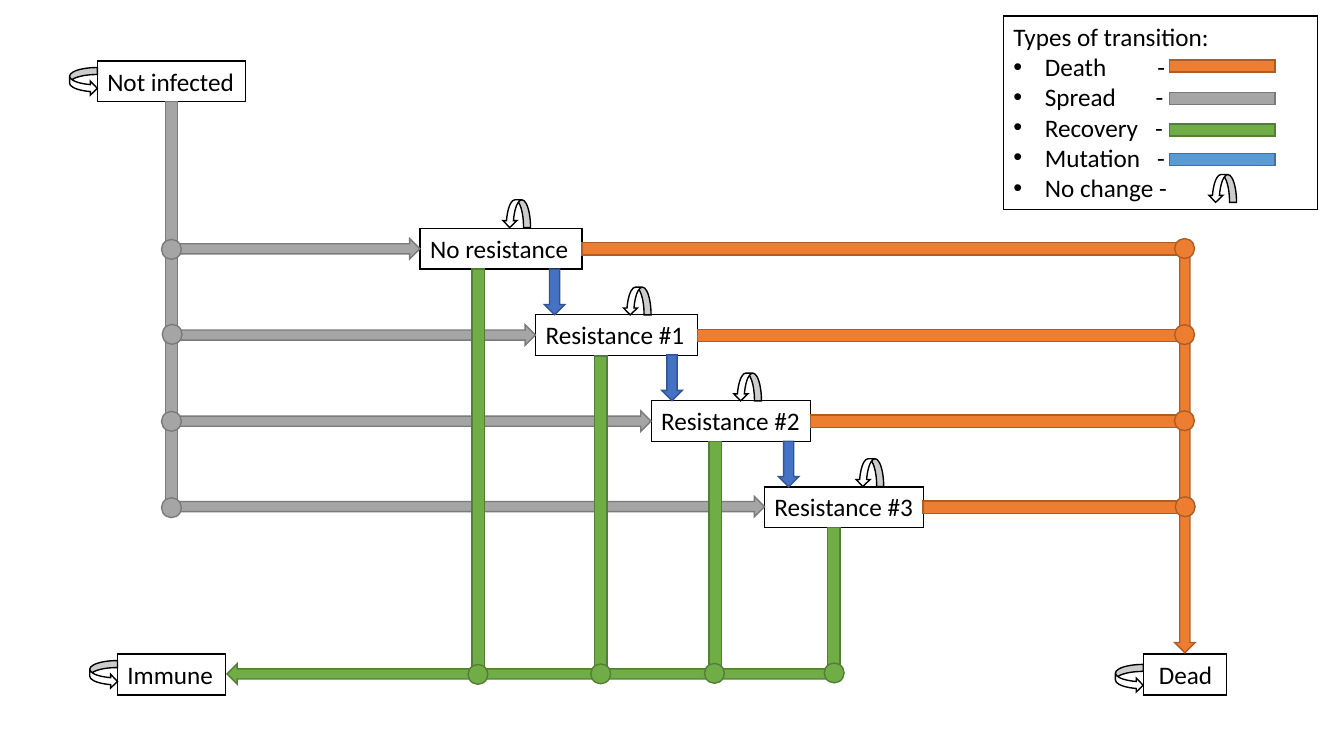
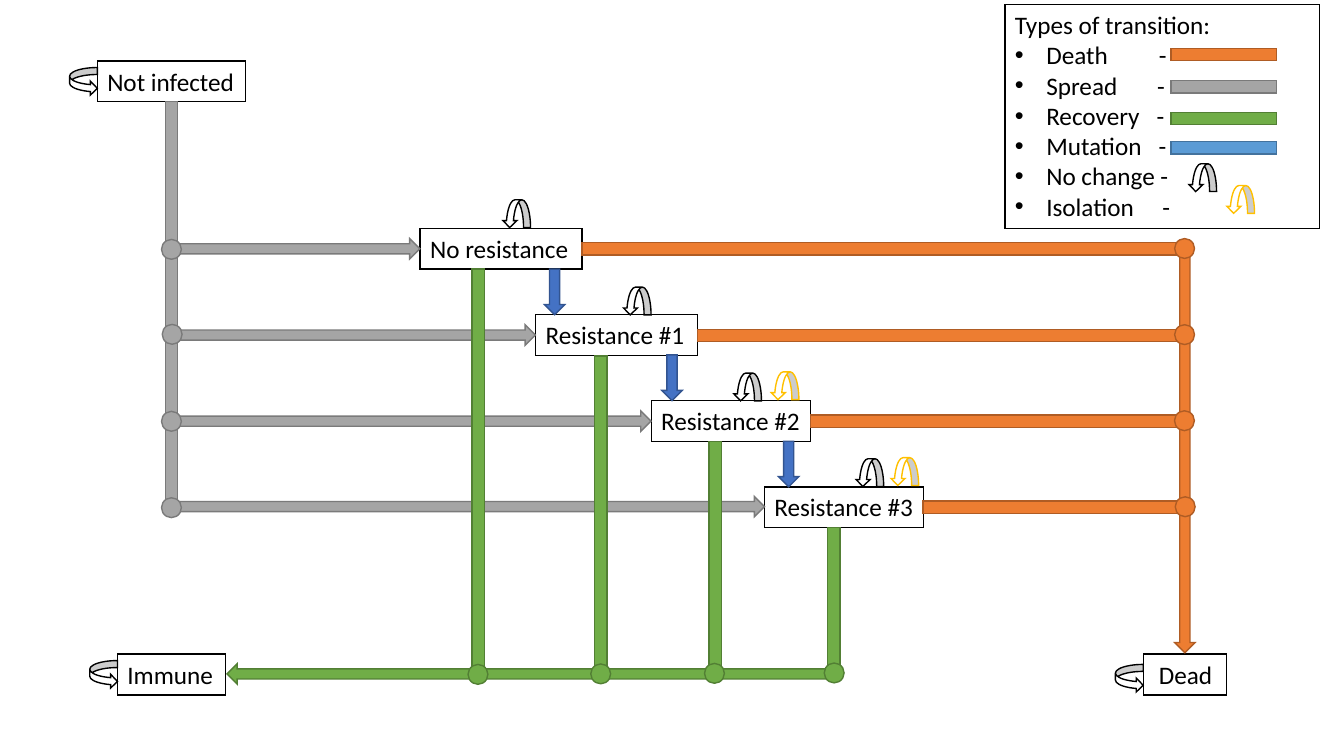
Before and after one commit to EdmundGoodman/Warwick_modelling, a slide deck: slide 7 of Resistance_Model_Diagram.pptx (slide 1 before the commit). Drawn at 1344x756 pixels with LibreOffice and Linux fonts; fonts in the diff are those of the drawing. Boxes give left, top, right and bottom in pixels: in the first picture for what was removed or moved away, otherwise in the second. Text is boxed around its words. In the diff, an @@ line names an element or a change of style, - is before the commit and + after.

Commit message:
Added powerpoint now including isolation on diagrams, and code sections split up for explanation

```diff
--- a/Resistance_Model_Diagram.pptx
+++ b/Resistance_Model_Diagram.pptx
@@ rectangle "Types of transition:": place and size @@
-rectangle "Types of transition:" at (1003,16,1318,210)
+rectangle "Types of transition:" at (1005,4,1320,228)
@@ 4 rectangles: place and size @@
-4 rectangles at (1170,59,1275,165)
+4 rectangles at (1172,48,1277,154)
@@ curved right arrow: place and size @@
-curved right arrow at (1209,174,1237,203)
+curved right arrow at (1189,163,1217,192)
@@ text in rectangle at (1046,198,1134,217): paragraph added @@
+• Isolation -
@@ curved right arrow added at (1227,186,1255,214), fill #FFFFFF, outline #FFC000 1 pt @@
@@ curved right arrow added at (771,372,800,400), fill #FFFFFF, outline #FFC000 1 pt @@
@@ curved right arrow added at (891,458,920,486), fill #FFFFFF, outline #FFC000 1 pt @@
```
Also in this commit, not shown: 2 other slides changed, 6 slides added.
